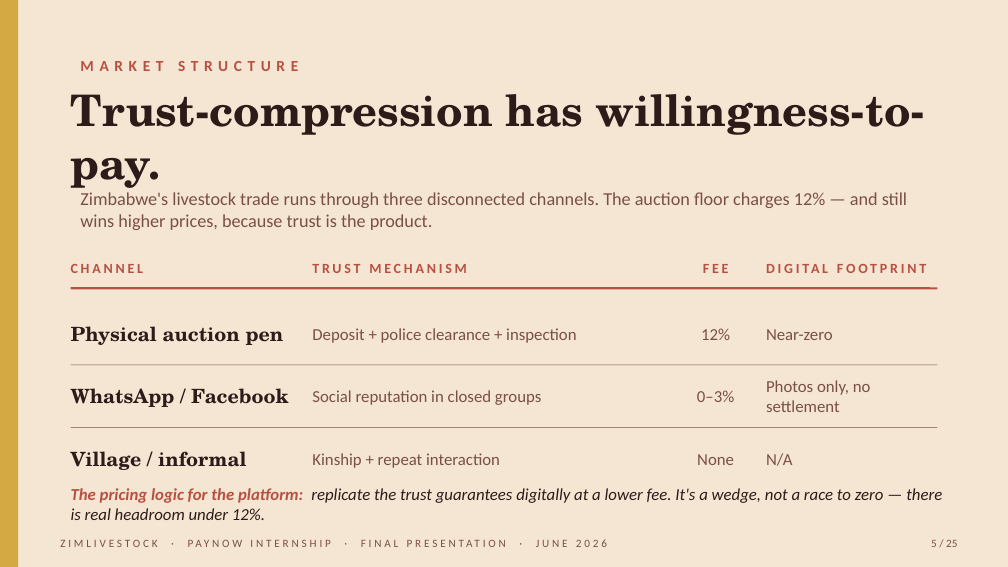
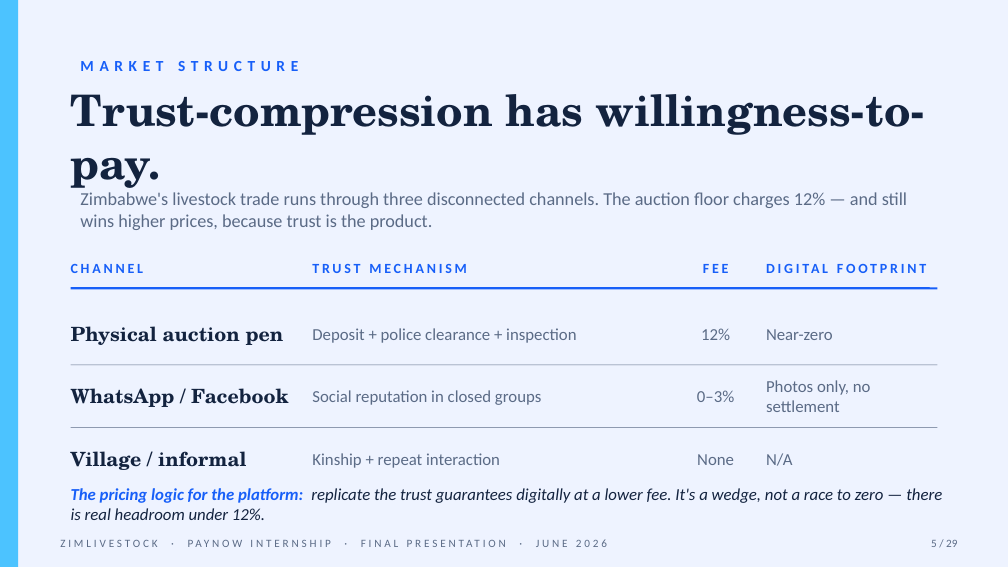
Before and after one commit to muudzo/livestockl, a slide deck: slide 5 of deliverables/internship-return/zimlivestock-final-presentation.pptx. Drawn at 1008x567 pixels with LibreOffice and Linux fonts; fonts in the diff are those of the drawing. Boxes give left, top, right and bottom in pixels: in the first picture for what was removed or moved away, otherwise in the second. Text is boxed around its words. In the diff, an @@ line names an element or a change of style, - is before the commit and + after.

```diff
--- a/deliverables/internship-return/zimlivestock-final-presentation.pptx
+++ b/deliverables/internship-return/zimlivestock-final-presentation.pptx
@@ background #F5E6D3 to #EEF3FF @@
@@ rectangle at <box>0,0,18,566</box>: fill #D4A843 to #4CC3FF @@
@@ text colour #B85042 to #175FF8 in 5 elements at <box>80,61,298,71</box>, <box>71,264,144,273</box>, <box>312,264,467,273</box>, <box>703,264,729,273</box>, <box>766,252,937,284</box> @@
@@ line (71, 288) - (937, 288): stroke #B85042 1.5 pt to #175FF8 1.5 pt @@
@@ line (71, 365) - (937, 365): stroke #7A4F47 0.3 pt to #5B6B86 0.3 pt @@
@@ text colour #2D1B1A to #13233F in 4 elements at <box>71,94,925,193</box>, <box>71,326,284,345</box>, <box>71,388,289,407</box>, <box>71,451,246,470</box> @@
@@ line (71, 427) - (937, 427): stroke #7A4F47 0.3 pt to #5B6B86 0.3 pt @@
@@ text "The pricing logic for the ..." at <box>71,488,942,520</box>: text colour #B85042 to #175FF8 in "The pricing logic for the platform:"; text colour #2D1B1A to #13233F in "replicate the trust guarantees digitally at a ..." @@
@@ text colour #7A4F47 to #5B6B86 in 11 elements at <box>80,192,907,230</box>, <box>312,328,576,343</box>, <box>701,328,730,340</box>, <box>766,329,833,340</box>, <box>312,390,541,405</box>, <box>697,390,734,402</box>, <box>766,380,871,412</box>, <box>312,453,500,468</box>, <box>697,454,734,465</box>, <box>766,453,792,466</box>, <box>60,539,607,547</box> @@
@@ text at <box>931,540,957,547</box>: text changed; text colour #7A4F47 to #5B6B86 @@
-5 / 25
+5 / 29
```
Also in this commit, not shown: 24 other slides changed, 4 slides added, 1 other file.
